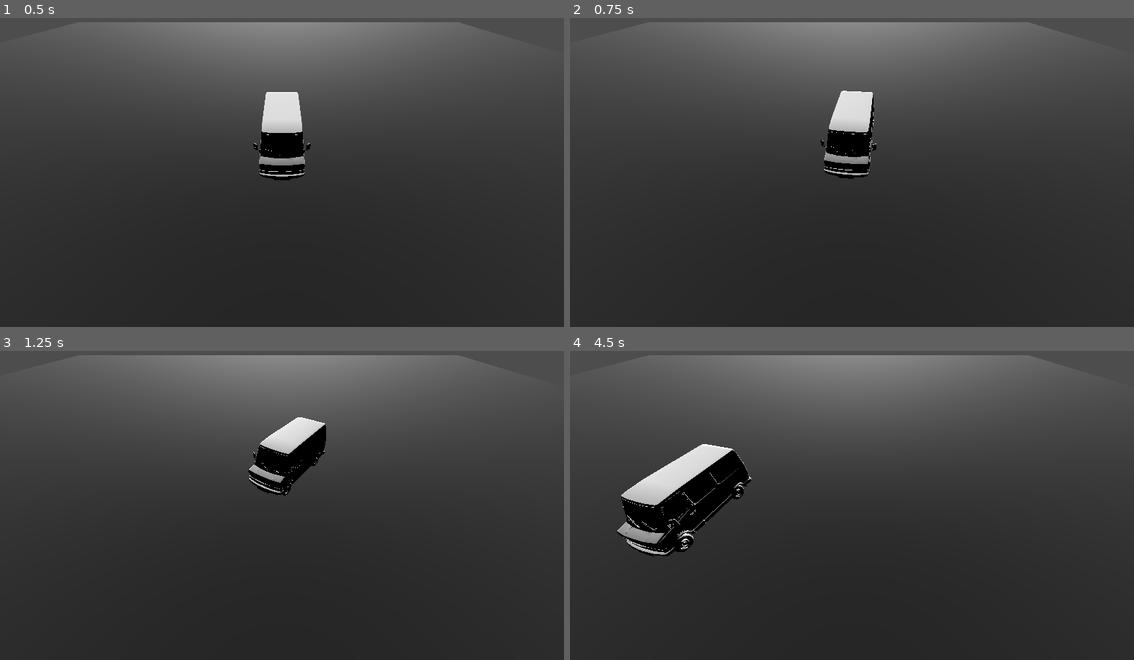
Above: before the commit, frames 1-4 (two rows, left to right).
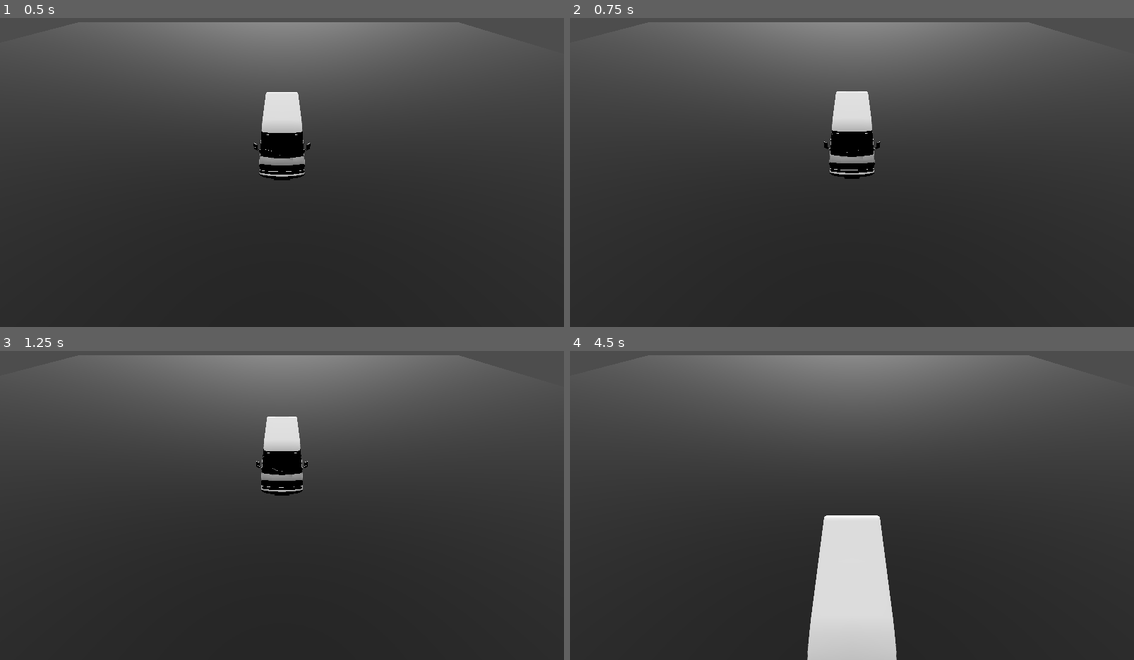
Above: after the commit, the same moments.

Repository: lokasc/SpeedDating
Game: Godot game, scene res://main.tscn
Same seed, same stepped clock (60 frames per second), same inputs: the game is played once before the commit and once after it.
Inputs:
- Up to frame 1 (0.5 s): no input
- Up to frame 2 (0.75 s): tap Enter at 0.5 s; hold D (right) from 0.53 s (still down); hold S (break) from 0.53 s (still down)
- Up to frame 3 (1.25 s): keep holding D (right); keep holding S (break)
- Up to frame 4 (4.5 s): release D (right) at 1.28 s; release S (break) at 1.28 s; hold A (left) 1.28-2.03 s; tap S (break) at 1.35, 2.85, 4.35 s; hold D (right) 2.03-2.78 s; hold S (break) 2.03-2.78 s; hold W (accelerate) 2.78-3.53 s; hold S (break) 3.53-4.28 s; hold A (left) from 3.53 s (still down)

Frame 1 is identical in both runs. In frame 2, 0.5% of the frame differs, in the area x 44-56%, y 23-53%; in frame 3, 1.4%; in frame 4, 11%, in the area x 8-58%, y 30-100%.

Commit message:
added accelerate

Diff:
--- a/player.gd
+++ b/player.gd
@@ -37,13 +37,11 @@
 
 	# turning
 	if turn_dir != 0:
-		current_turn_speed += turn_accel * delta
-		current_turn_speed = clampf(current_turn_speed, start_turn_speed, max_turn_speed)
-		current_turn_angle = -turn_dir * delta * current_turn_speed
-		# clampf(current_turn_angle, -max_turn_angle, max_turn_angle)
-		rotate_y(current_turn_angle)
-
-		pass
+		if is_accelerate:
+			current_turn_speed += turn_accel * delta
+			current_turn_speed = clampf(current_turn_speed, start_turn_speed, max_turn_speed)
+			current_turn_angle = -turn_dir * delta * current_turn_speed
+			rotate_y(current_turn_angle)
 	else:
 		current_turn_speed = 0
 
--- a/player.tscn
+++ b/player.tscn
@@ -8,6 +8,7 @@
 
 [node name="Player" type="CharacterBody3D" unique_id=832478151]
 script = ExtResource("1_onrkg")
+max_turn_speed = 2.0
 turn_accel = 1.0
 
 [node name="CollisionShape3D" type="CollisionShape3D" parent="." unique_id=932531669]
